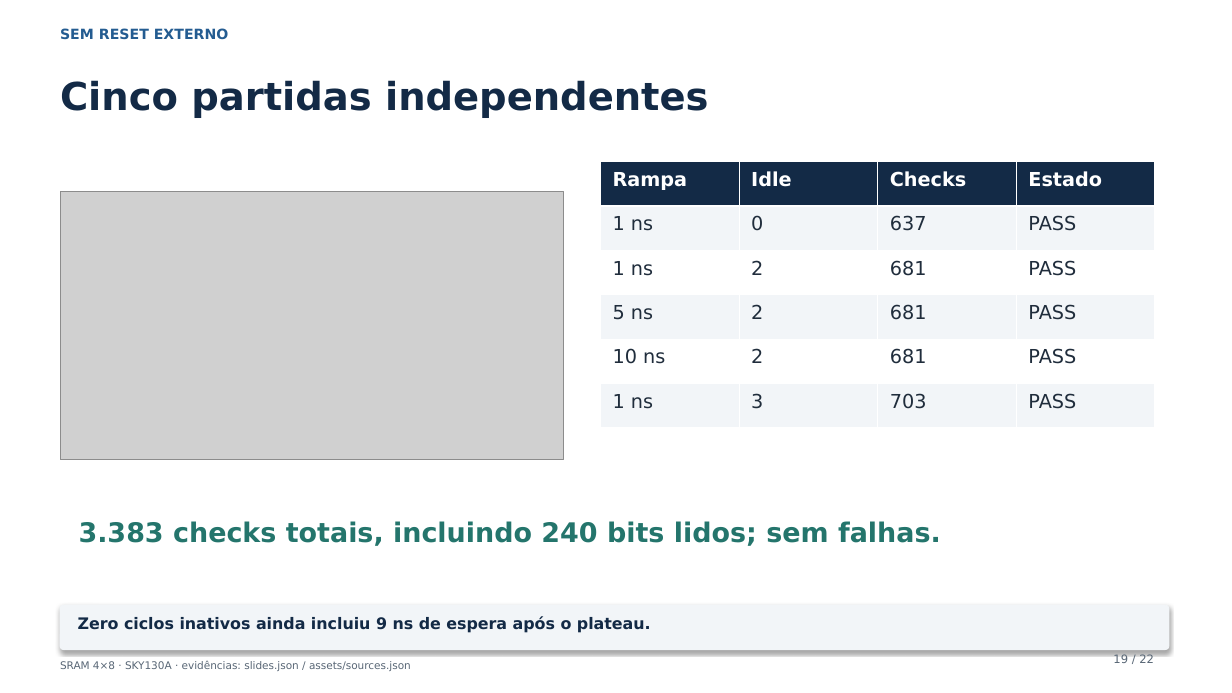
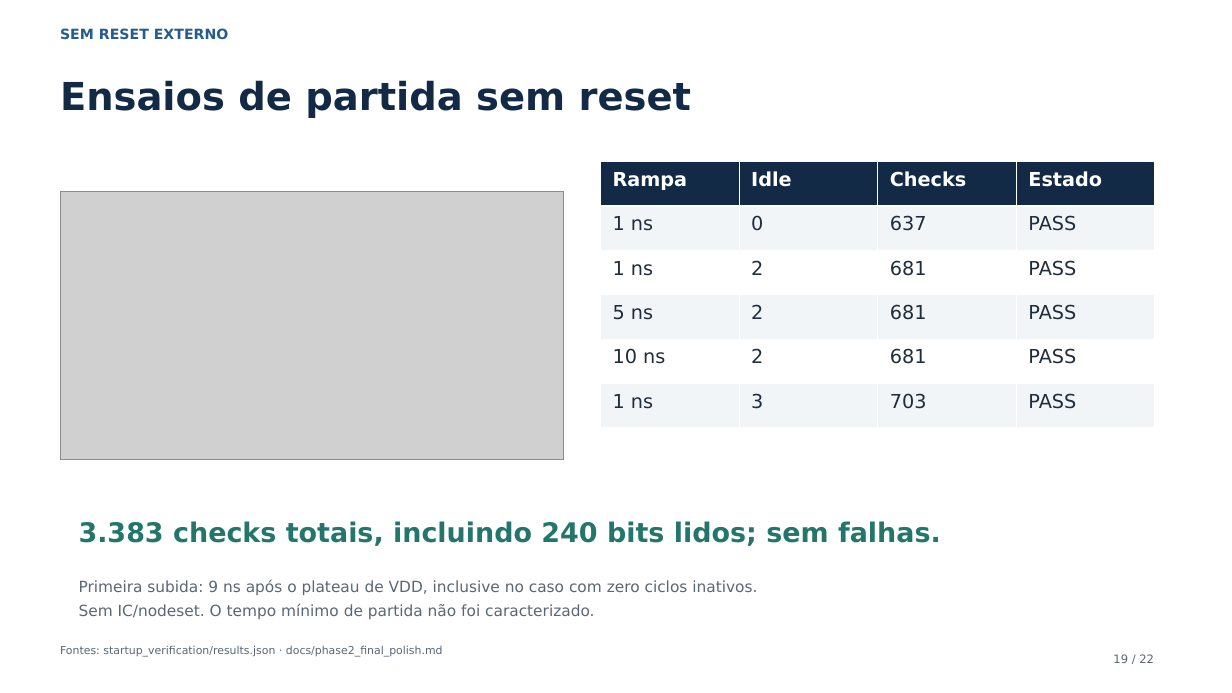
Before and after one commit to leofernandesc/Open-source-sram-memory-compiler, a slide deck: slide 19 of presentations/phase2/phase2_technical_review.pptx. Drawn at 1232x693 pixels with LibreOffice and Linux fonts; fonts in the diff are those of the drawing; grey boxes stand for pictures. Boxes give left, top, right and bottom in pixels: in the first picture for what was removed or moved away, otherwise in the second. Text is boxed around its words. In the diff, an @@ line names an element or a change of style, - is before the commit and + after.

Commit message:
docs(phase2): use descriptive academic presentation wording

```diff
--- a/presentations/phase2/phase2_technical_review.pptx
+++ b/presentations/phase2/phase2_technical_review.pptx
@@ text at <box>60,80,691,118</box>: text changed @@
-Cinco partidas independentes
+Ensaios de partida sem reset
@@ text added at <box>79,580,757,619</box>, 12 pt, text #596776 @@
+Primeira subida: 9 ns após o plateau de VDD, inclusive no caso com zero ciclos inativos.
+Sem IC/nodeset. O tempo mínimo de partida não foi caracterizado.
@@ rounded rectangle removed at <box>60,605,1169,650</box> @@
@@ text removed at <box>78,616,651,633</box> @@
-Zero ciclos inativos ainda incluiu 9 ns de espera após o plateau.
@@ text added at <box>60,646,443,657</box>, 8.5 pt, text #596776 @@
+Fontes: startup_verification/results.json · docs/phase2_final_polish.md
@@ text removed at <box>60,661,411,671</box> @@
-SRAM 4×8 · SKY130A · evidências: slides.json / assets/sources.json
```
Also in this commit, not shown: 21 other slides changed, 9 other files.
